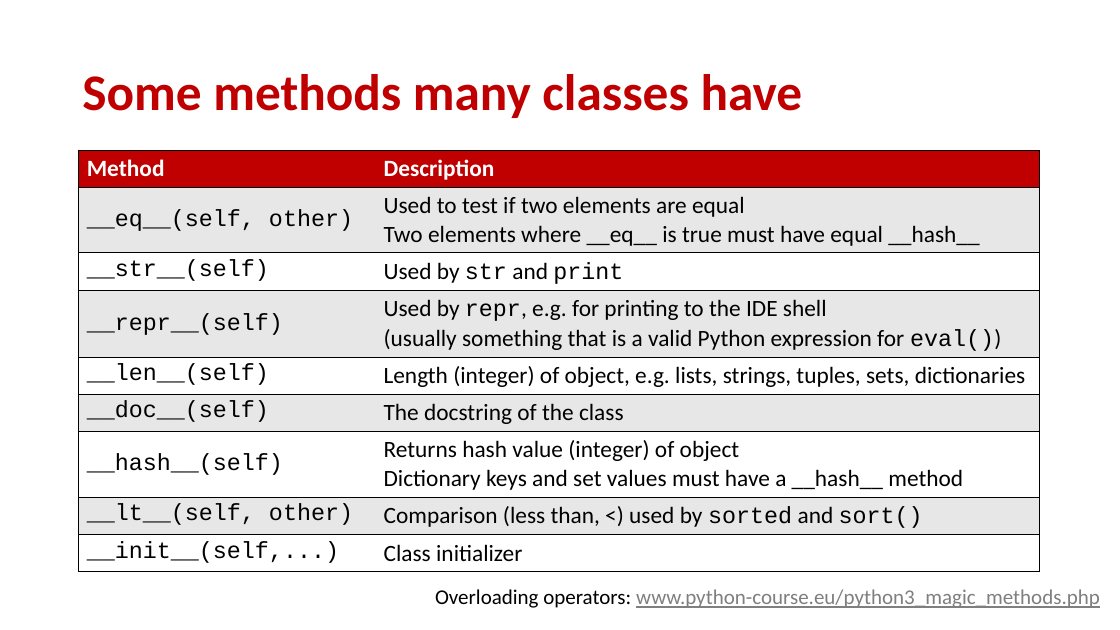
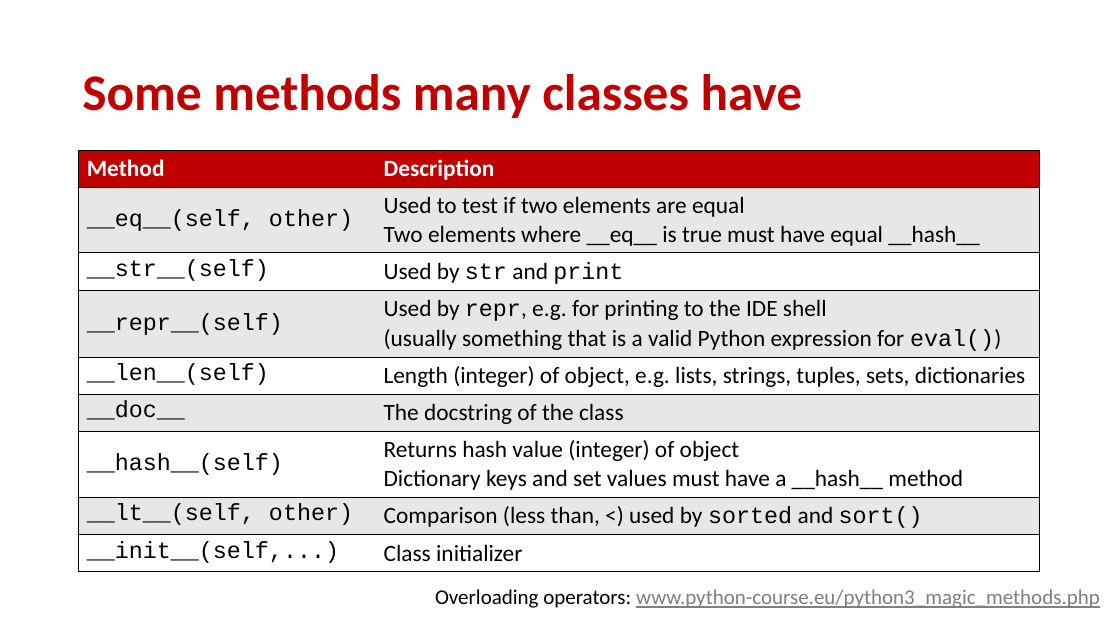
Before and after one commit to gsbrodal/gsbrodal.github.io, a slide deck: slide 29 of ipsa/slides/classes.pptx. Drawn at 1120x630 pixels with LibreOffice and Linux fonts; fonts in the diff are those of the drawing. Boxes give left, top, right and bottom in pixels: in the first picture for what was removed or moved away, otherwise in the second. Text is boxed around its words. In the diff, an @@ line names an element or a change of style, - is before the commit and + after.

Commit message:
class slides

```diff
--- a/ipsa/slides/classes.pptx
+++ b/ipsa/slides/classes.pptx
@@ table at <box>78,150,1039,567</box> @@
-row 6, column 1: __doc__(self)
+row 6, column 1: __doc__
```
Also in this commit, not shown: 3 other slides changed, 6 other files.
